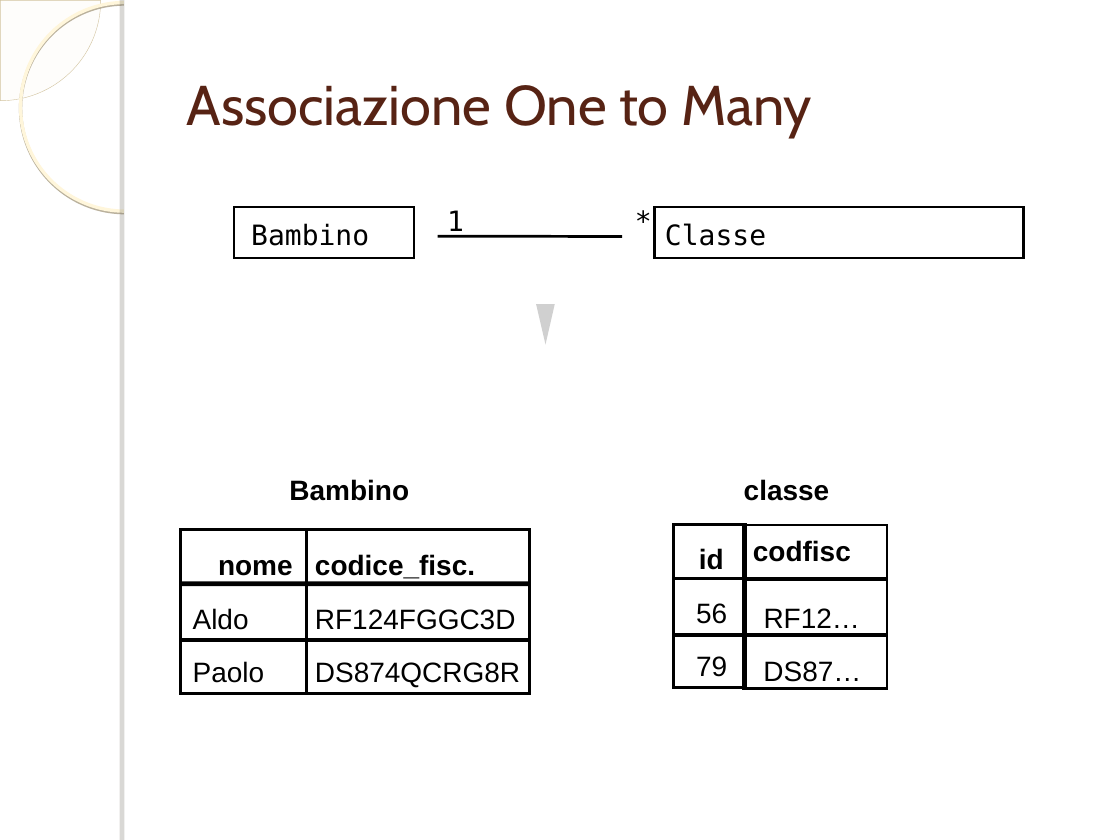
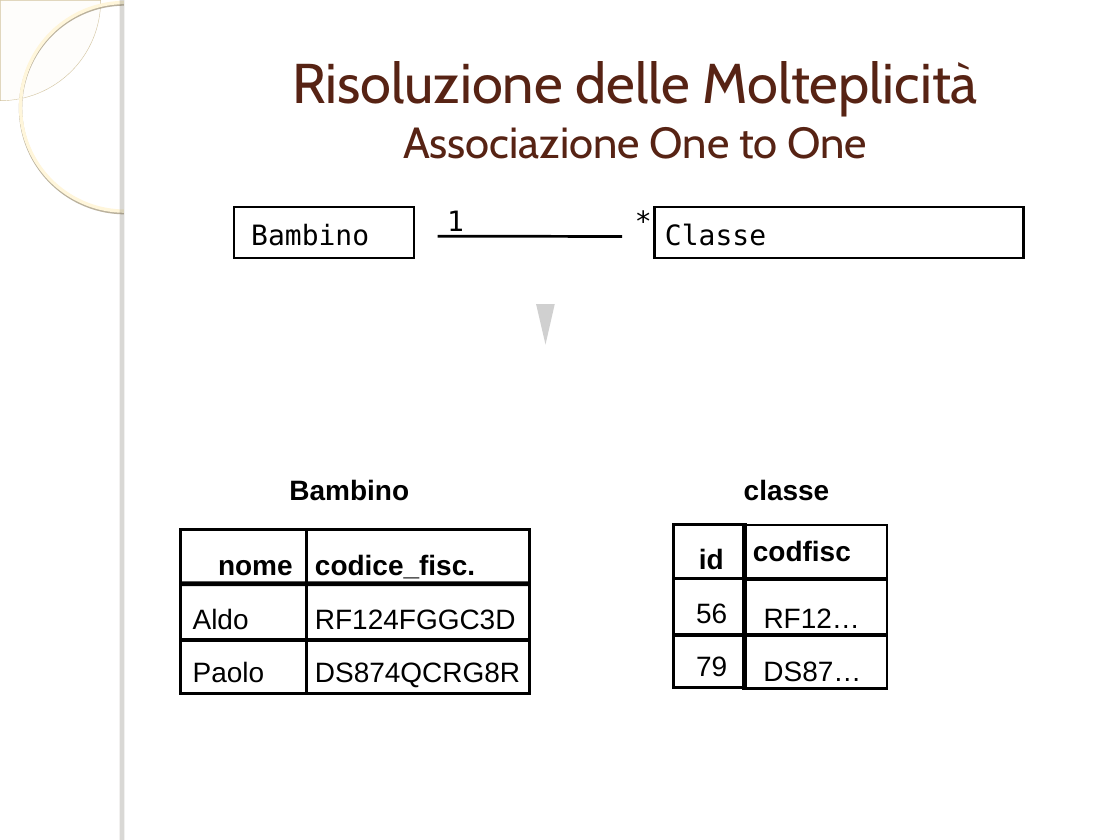
Before and after one commit to ammirate/at-silo, a slide deck: slide 13 of documenti_comuni/PresentazioneDB.ppt (slide 12 before the commit). Drawn at 1120x840 pixels with LibreOffice and Linux fonts; fonts in the diff are those of the drawing; grey boxes stand for pictures; background and template pictures are left out. Boxes give left, top, right and bottom in pixels: in the first picture for what was removed or moved away, otherwise in the second. Text is boxed around its words. In the diff, an @@ line names an element or a change of style, - is before the commit and + after.

```diff
--- a/documenti_comuni/PresentazioneDB.ppt
+++ b/documenti_comuni/PresentazioneDB.ppt
@@ title at <box>292,61,978,159</box>: text changed @@
-Associazione One to Many
+Risoluzione delle Molteplicità
+Associazione One to One
```
Also in this commit, not shown: 14 other slides changed, 3 slides added, 1 slide removed.
